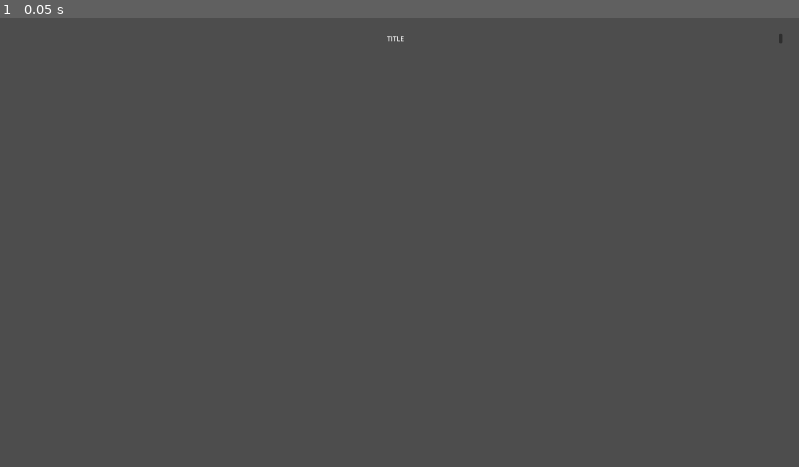
Above: before the commit, frame 1.
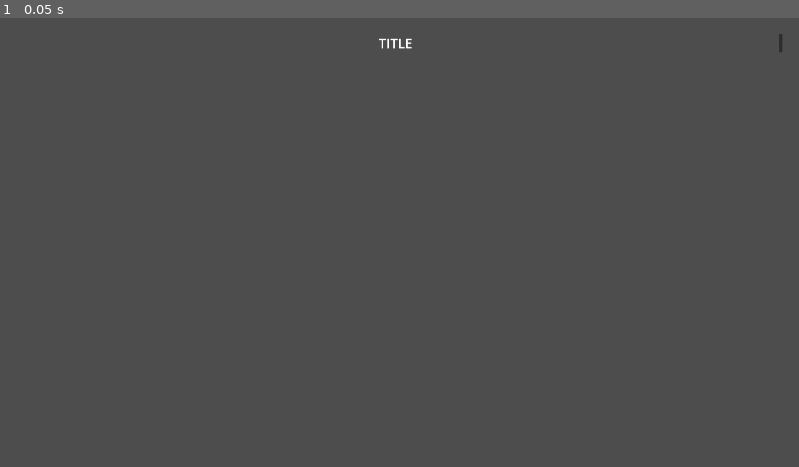
Above: after the commit, the same moment.

Repository: McRamon/Homework
Game: Godot game, scene res://ui/scenes/base_ui_window.tscn
The game is run twice, just before and just after one commit, with the same random seed, the same clock (stepped at 60 frames per second) and the same inputs. The project has no main scene, so this scene is started directly.
Inputs:
- Up to frame 1 (0.05 s): no input

The runs differ from the first frame. In frame 1, less than 0.1% of the frame differs, in the area x 47-98%, y 4-8%.

Commit message:
Update base_ui_window.tscn

Diff:
--- a/ui/scenes/base_ui_window.tscn
+++ b/ui/scenes/base_ui_window.tscn
@@ -1,9 +1,13 @@
-[gd_scene load_steps=2 format=3 uid="uid://17nrav3nunwu"]
+[gd_scene load_steps=3 format=3 uid="uid://17nrav3nunwu"]
 
 [sub_resource type="StyleBoxTexture" id="StyleBoxTexture_hkb3q"]
 
+[sub_resource type="LabelSettings" id="LabelSettings_hkb3q"]
+font_size = 32
+
 [node name="BaseUIWindow" type="Control"]
 layout_mode = 3
+anchors_preset = 15
 anchor_right = 1.0
 anchor_bottom = 1.0
 offset_top = -2.0
@@ -40,6 +44,7 @@
 size_flags_horizontal = 6
 size_flags_vertical = 1
 text = "TITLE"
+label_settings = SubResource("LabelSettings_hkb3q")
 
 [node name="Button (close)" type="Button" parent="PanelContainer/MarginContainer/VBoxContainer/HBoxContainer"]
 layout_mode = 2
